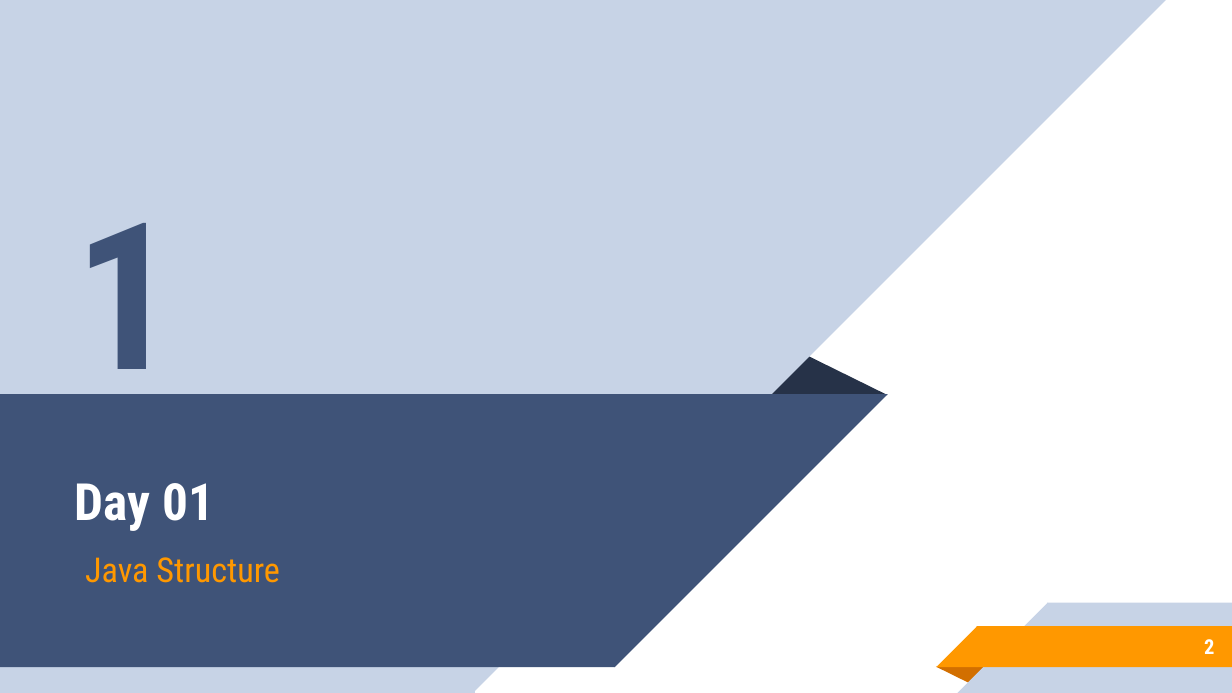
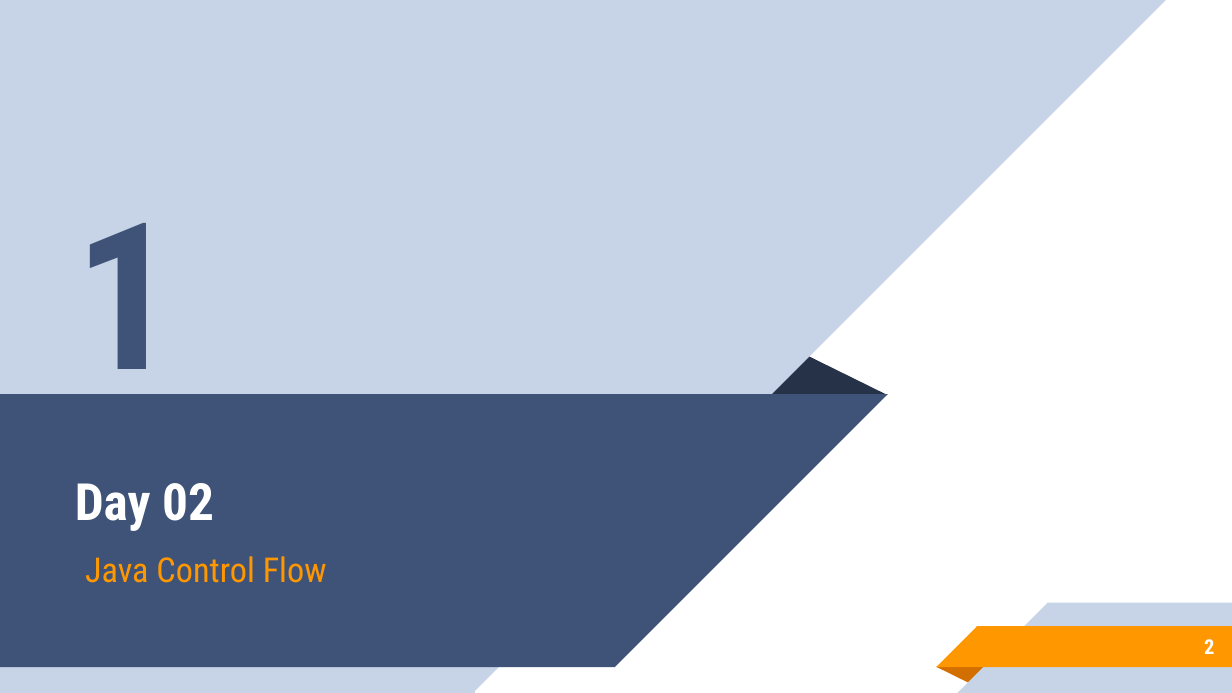
Before and after one commit to aronipurwanto/materi-xa, a slide deck: slide 2 of java-logic/Slide-Java-Logic-02.pptx. Drawn at 1232x693 pixels with LibreOffice and Linux fonts; fonts in the diff are those of the drawing. Boxes give left, top, right and bottom in pixels: in the first picture for what was removed or moved away, otherwise in the second. Text is boxed around its words. In the diff, an @@ line names an element or a change of style, - is before the commit and + after.

```diff
--- a/java-logic/Slide-Java-Logic-02.pptx
+++ b/java-logic/Slide-Java-Logic-02.pptx
@@ title at [75, 483, 214, 531]: text changed @@
-Day 01
+Day 02
@@ subtitle at [85, 556, 327, 583]: text changed @@
-Java Structure
+Java Control Flow
```
Also in this commit, not shown: 1 other slide changed, 49 slides removed, 2 other files.
